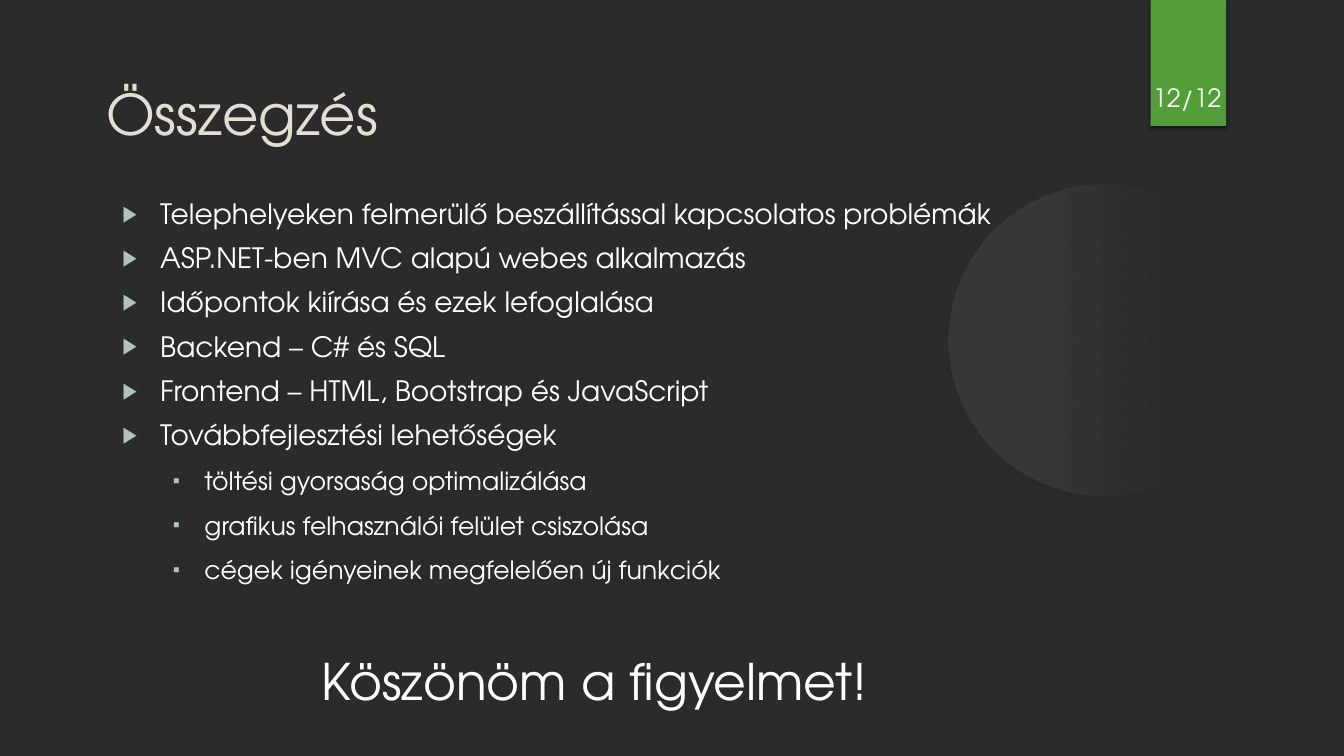
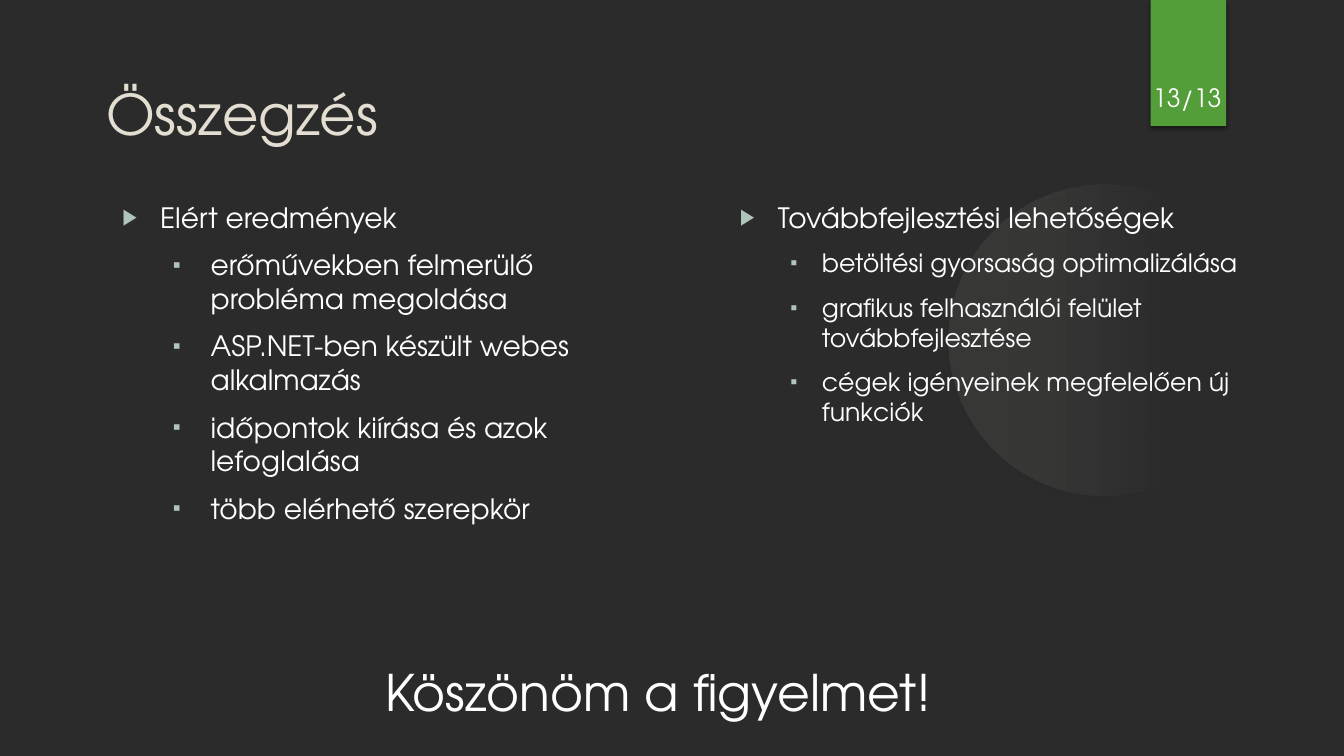
Before and after one commit to smnandor/Tervez-s-I.-II., a slide deck: slide 13 of Tervezes II/presentations/Szakdolgozat_prezentáció_16_9_IAUL0M_v7.pptx (slide 12 before the commit). Drawn at 1344x756 pixels with LibreOffice and Linux fonts; fonts in the diff are those of the drawing; background and template pictures are left out; a plain dark background stands for a picture behind light text. Boxes give left, top, right and bottom in pixels: in the first picture for what was removed or moved away, otherwise in the second. Text is boxed around its words. In the diff, an @@ line names an element or a change of style, - is before the commit and + after.

```diff
--- a/Tervezes II/presentations/Szakdolgozat_prezentáció_16_9_IAUL0M_v7.pptx
+++ b/Tervezes II/presentations/Szakdolgozat_prezentáció_16_9_IAUL0M_v7.pptx
@@ page number at (1153, 88, 1222, 111): text changed @@
-12/12
+13/13
@@ text at (160, 206, 569, 525): text changed @@
-▶ Telephelyeken felmerülő beszállítással kapcsolatos problémák
-▶ ASP.NET-ben MVC alapú webes alkalmazás
-▶ Időpontok kiírása és ezek lefoglalása
-▶ Backend – C# és SQL
-▶ Frontend – HTML, Bootstrap és JavaScript
-▶ Továbbfejlesztési lehetőségek
-  ▪ töltési gyorsaság optimalizálása
-  ▪ grafikus felhasználói felület csiszolása
-  ▪ cégek igényeinek megfelelően új funkciók
-  Köszönöm a figyelmet!
+▶ Elért eredmények
+  ▪ erőművekben felmerülő probléma megoldása
+  ▪ ASP.NET-ben készült webes alkalmazás
+  ▪ időpontok kiírása és azok lefoglalása
+  ▪ több elérhető szerepkör
@@ text added at (778, 207, 1237, 422), 18 pt, text #FFFFFF @@
+▶ Továbbfejlesztési lehetőségek
+  ▪ betöltési gyorsaság optimalizálása
+  ▪ grafikus felhasználói felület továbbfejlesztése
+  ▪ cégek igényeinek megfelelően új funkciók
@@ text added at (385, 673, 931, 722), 36 pt, text #FFFFFF @@
+  Köszönöm a figyelmet!
```
Also in this commit, not shown: 6 other slides changed, 1 slide added, 25 other files.
